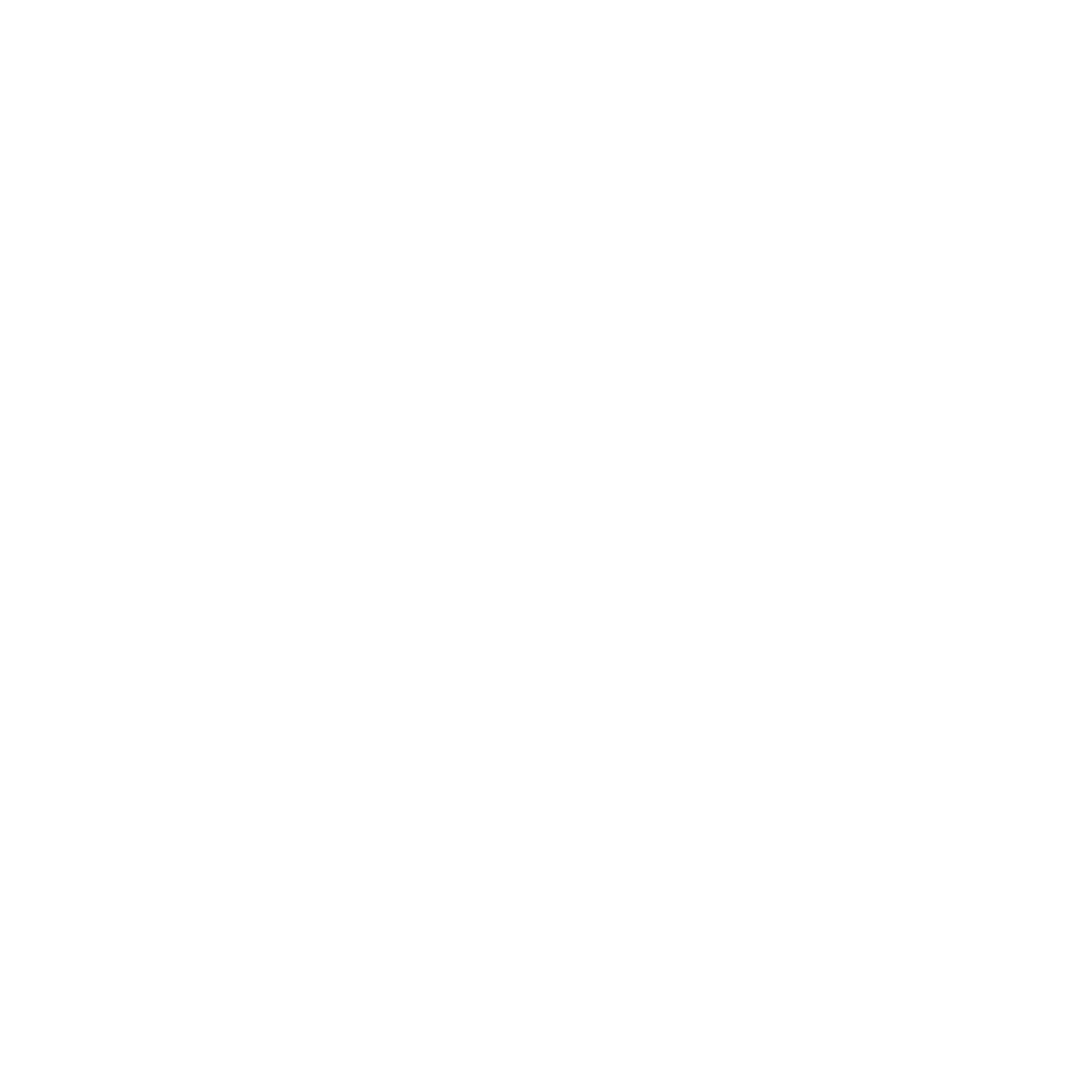
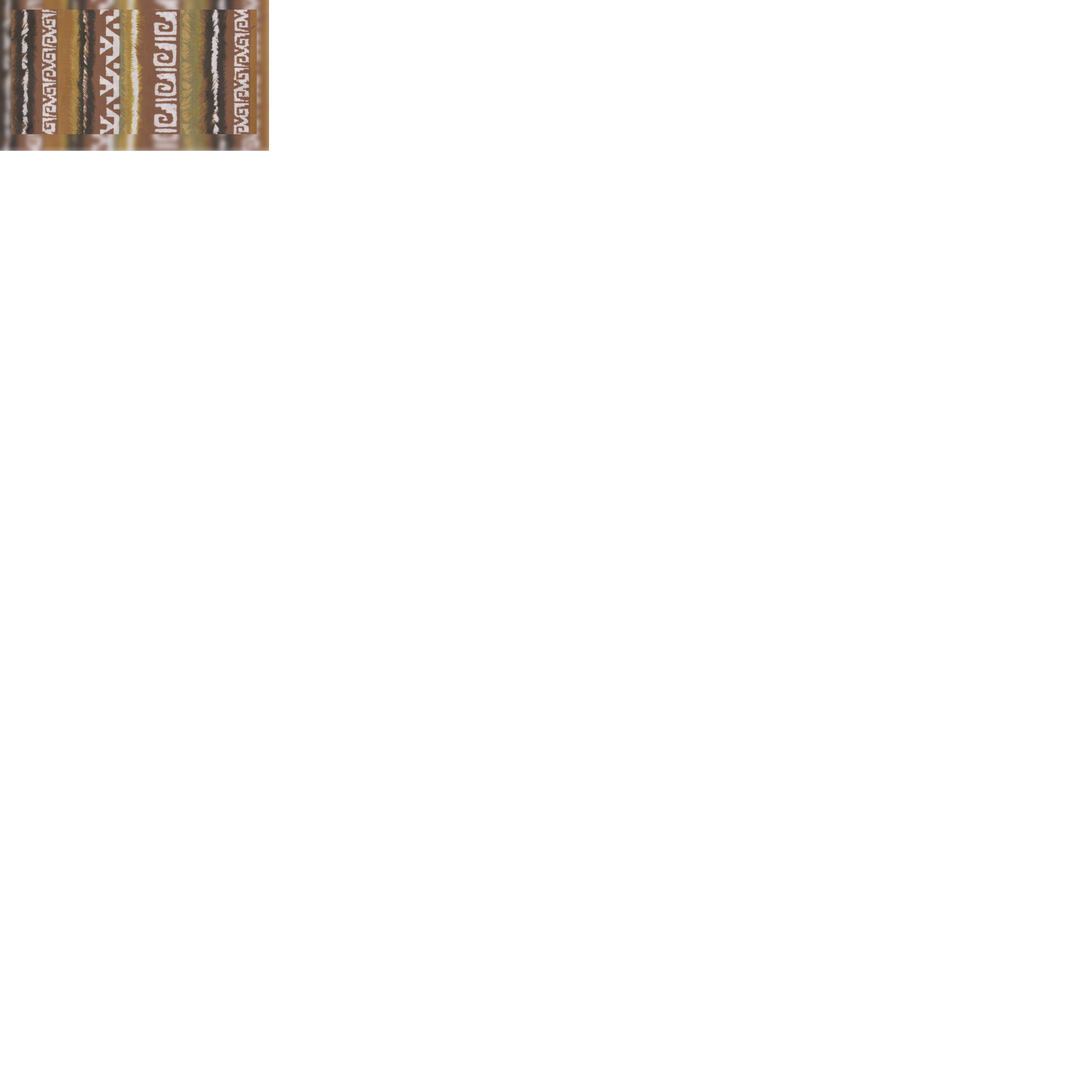
Layers edited between the first and the second 1091×1091 image:
added layer "FabricPatterns0038_L.jpg" above "FabricPatterns0038_L.jpg copy" over [11, 9, 258, 135]
added layer "FabricPatterns0038_L.jpg copy" above "Background" over [0, 0, 270, 151]
